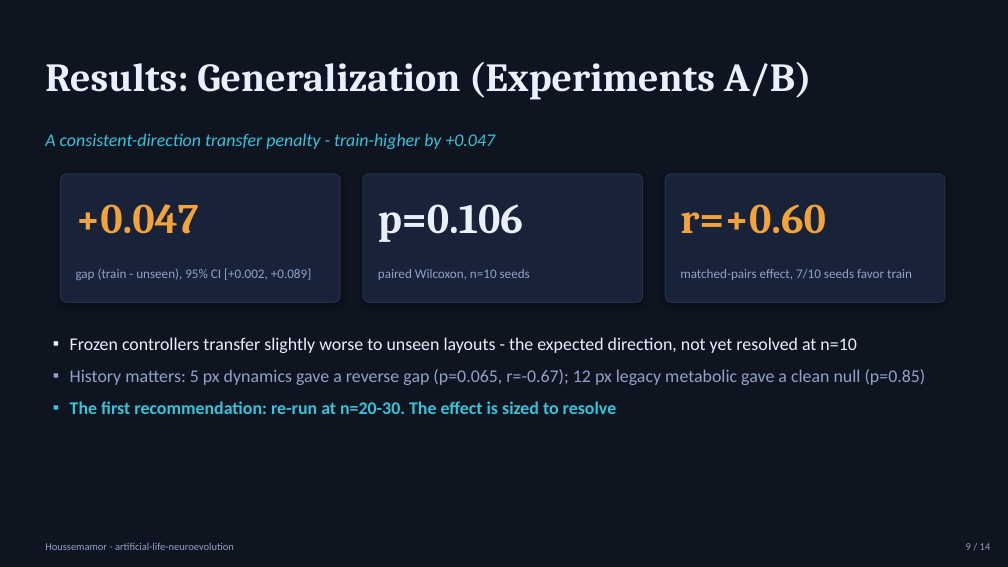
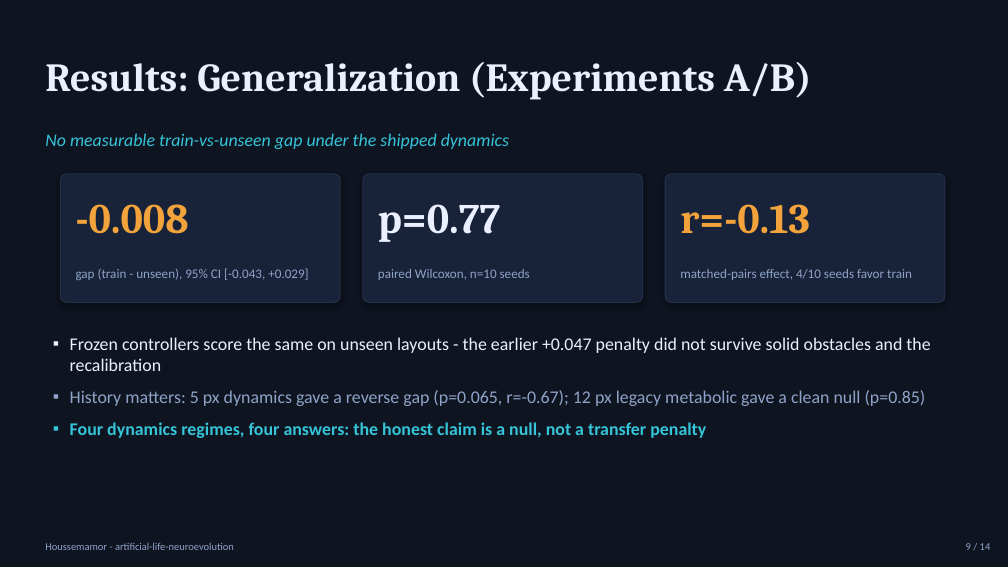
Before and after one commit to Houssemamor/ARTIFICIAL-LIFE-Simulation-Using-Neuroevolution-and-Genetic-Algorithms, a slide deck: slide 9 of docs/presentation_deck.pptx. Drawn at 1008x567 pixels with LibreOffice and Linux fonts; fonts in the diff are those of the drawing. Boxes give left, top, right and bottom in pixels: in the first picture for what was removed or moved away, otherwise in the second. Text is boxed around its words. In the diff, an @@ line names an element or a change of style, - is before the commit and + after.

Commit message:
feat(sim): solidify 40px obstacles and add role-specific coevolution incentives - centralize agent/obstacle geometry and make obstacle sensing, collision separation, rendering, and spawn clearance use the same 40px solid body - recalibrate and regenerate fitness-normalized experiments, showcase, dashboard findings, and presentation artifacts for the new dynamics - add optional prey/predator fitness weight overrides and tune predator weights to reward captures more strongly without changing network topology - fix generalization dashboard takeaway/verdict for non-positive gaps and update docs/tests to reflect regenerated results

```diff
--- a/docs/presentation_deck.pptx
+++ b/docs/presentation_deck.pptx
@@ text at bbox=[45, 133, 509, 149]: text changed @@
-A consistent-direction transfer penalty - train-higher by +0.047
+No measurable train-vs-unseen gap under the shipped dynamics
@@ text at bbox=[76, 204, 189, 234]: text changed @@
-+0.047
+-0.008
@@ text at bbox=[378, 204, 500, 242]: text changed @@
-p=0.106
+p=0.77
@@ text at bbox=[680, 204, 810, 234]: text changed @@
-r=+0.60
+r=-0.13
@@ text at bbox=[76, 268, 308, 280]: text changed @@
-gap (train - unseen), 95% CI [+0.002, +0.089]
+gap (train - unseen), 95% CI [-0.043, +0.029]
@@ text at bbox=[680, 269, 912, 280]: text changed @@
-matched-pairs effect, 7/10 seeds favor train
+matched-pairs effect, 4/10 seeds favor train
@@ text at bbox=[70, 337, 930, 371]: text changed @@
-▪ Frozen controllers transfer slightly worse to unseen layouts - the expected direction, not yet resolved at n=10
+▪ Frozen controllers score the same on unseen layouts - the earlier +0.047 penalty did not survive solid obstacles and the recalibration
@@ text at bbox=[70, 422, 706, 438]: text changed @@
-▪ The first recommendation: re-run at n=20-30. The effect is sized to resolve
+▪ Four dynamics regimes, four answers: the honest claim is a null, not a transfer penalty
```
Also in this commit, not shown: 9 other slides changed, 47 other files.
